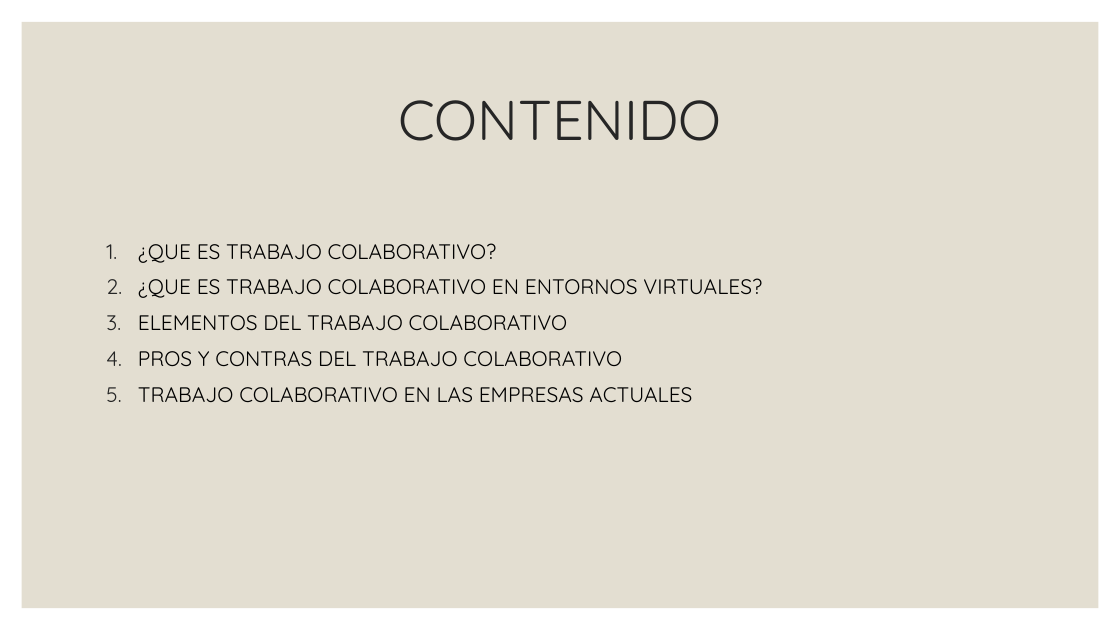
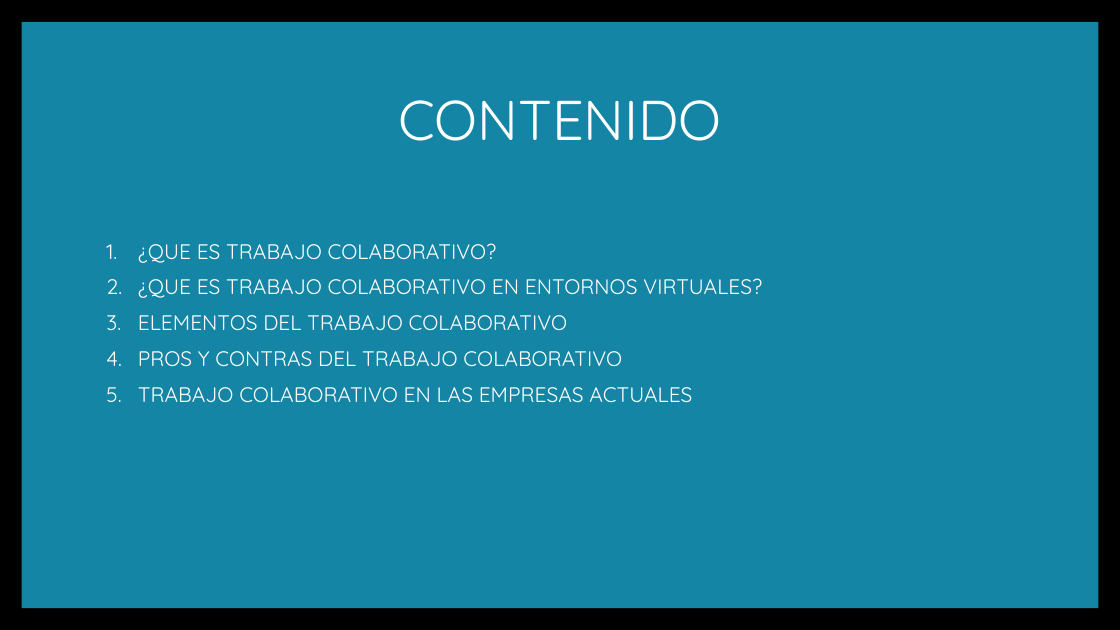
Before and after one commit to Jessica-Bonilla/PruebasTIC2019, a slide deck: slide 2 of Trabajo colaborativo.pptx. Drawn at 1120x630 pixels with LibreOffice and Linux fonts; fonts in the diff are those of the drawing; background and template pictures are left out. Boxes give left, top, right and bottom in pixels: in the first picture for what was removed or moved away, otherwise in the second. Text is boxed around its words. In the diff, an @@ line names an element or a change of style, - is before the commit and + after.

```diff
--- a/Trabajo colaborativo.pptx
+++ b/Trabajo colaborativo.pptx
@@ background #FFFFFF to picture (left out) @@
@@ rectangle at (22, 22, 1099, 608): fill #E3DED1 to #1485A4 @@
@@ title "CONTENIDO" at (398, 100, 722, 141): text colour #262626 to #FFFFFF @@
@@ text "¿QUE ES TRABAJO COLABORATIVO?" at (138, 243, 762, 403): text colour #000000 to #FFFFFF; bullet colour #262626 to #FFFFFF @@
```
Also in this commit, not shown: 7 other slides changed, 2 other files.
